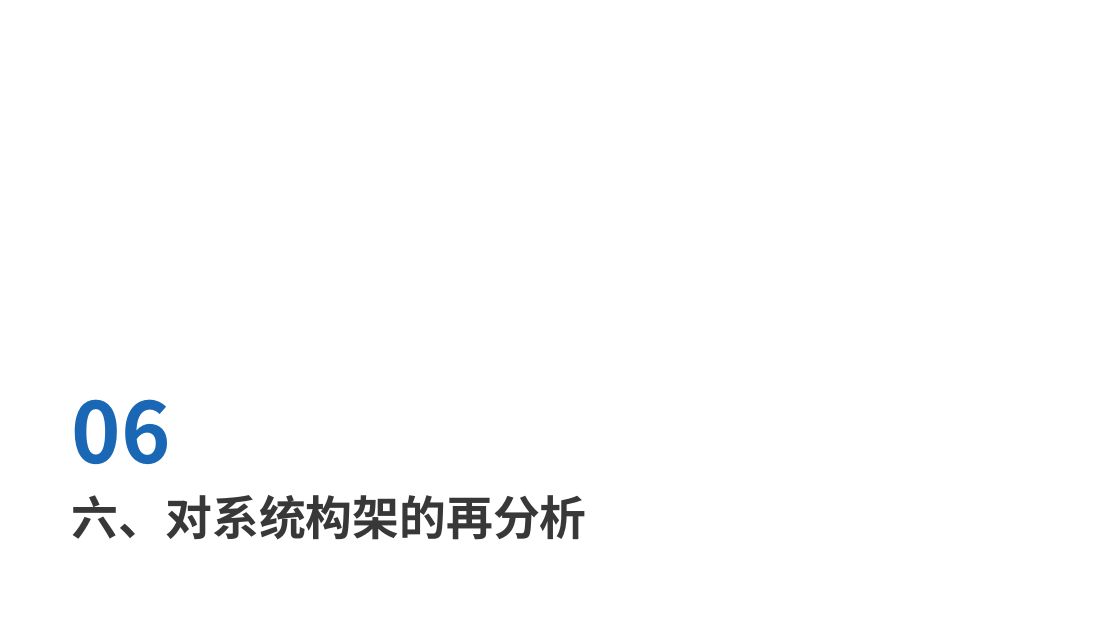
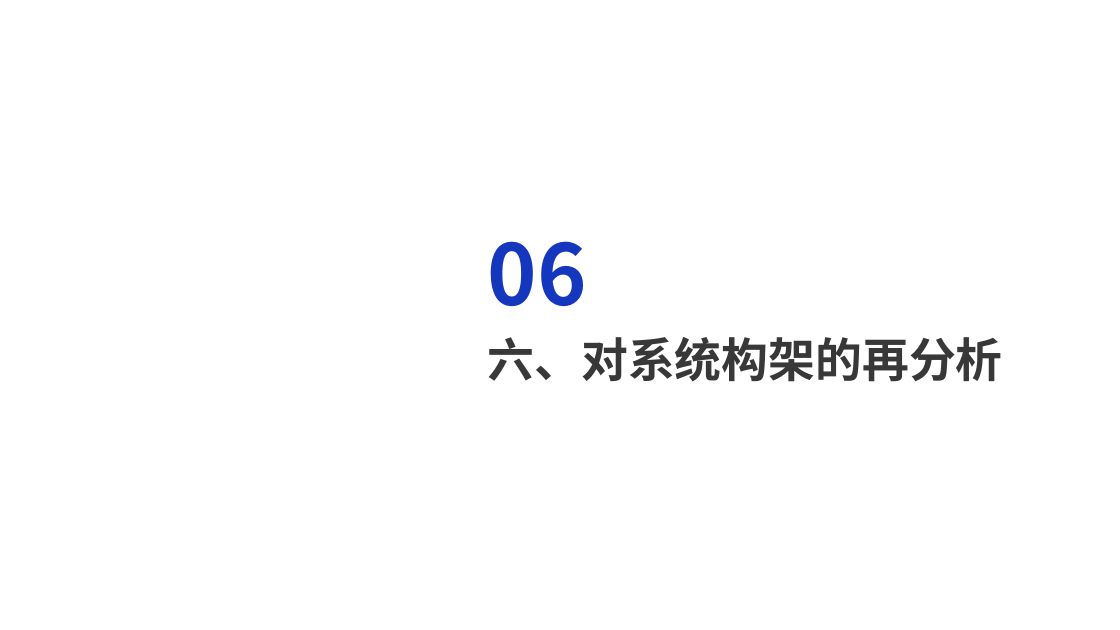
Before and after one commit to dekrt/SoftwareArchitecture, a slide deck: slide 24 of 架构评审-ArchitectureReview/架构评审-ArchitectureReview.pptx (slide 20 before the commit). Drawn at 1120x630 pixels with LibreOffice and Linux fonts; fonts in the diff are those of the drawing; background and template pictures are left out. Boxes give left, top, right and bottom in pixels: in the first picture for what was removed or moved away, otherwise in the second. Text is boxed around its words. In the diff, an @@ line names an element or a change of style, - is before the commit and + after.

```diff
--- a/架构评审-ArchitectureReview/架构评审-ArchitectureReview.pptx
+++ b/架构评审-ArchitectureReview/架构评审-ArchitectureReview.pptx
@@ text "06": place and size @@
-text "06" at (72,399,171,464)
+text "06" at (488,241,587,306)
@@ text "06" at (488,241,587,306): text colour #1967B5 to #1537BE @@
@@ text "六、对系统构架的再分析": place and size @@
-text "六、对系统构架的再分析" at (72,495,587,540)
+text "六、对系统构架的再分析" at (488,337,1003,382)
```
Also in this commit, not shown: 25 other slides changed, 8 slides added, 1 slide removed, 1 other file.
